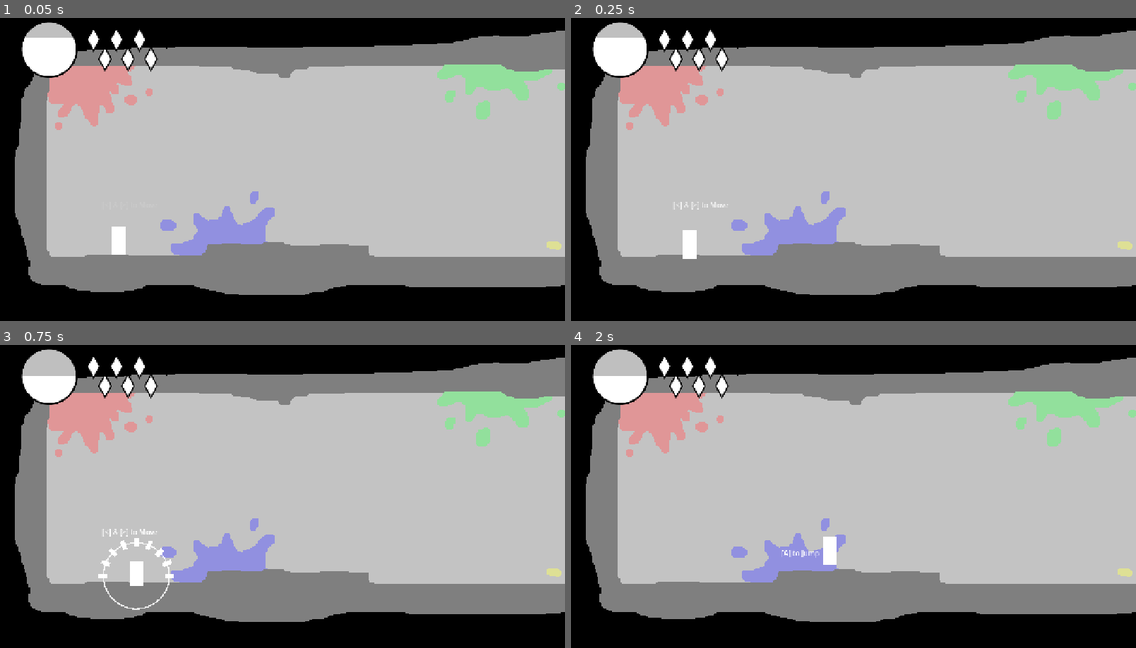
Above: before the commit, frames 1-4 (two rows, left to right).
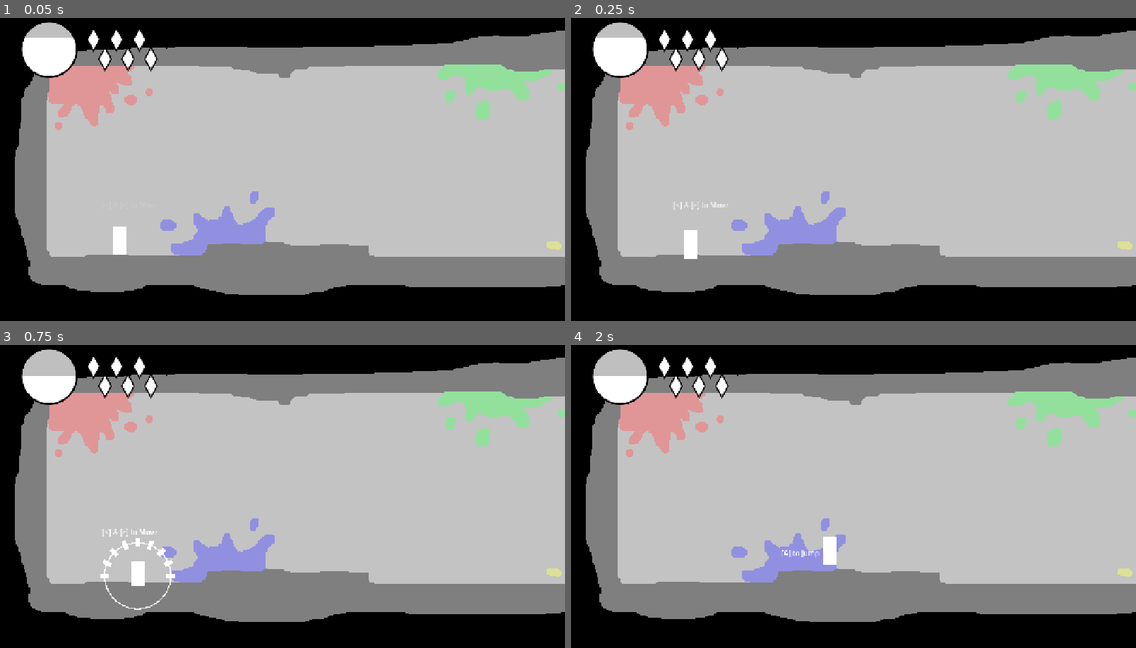
Above: after the commit, the same moments.

Repository: autonomouscrow/color-game
Game: Godot game, scene res://Scenes/Main.tscn
Same seed, same stepped clock (60 frames per second), same inputs: the game is played once before the commit and once after it.
Inputs:
- Up to frame 1 (0.05 s): no input
- Up to frame 2 (0.25 s): no input
- Up to frame 3 (0.75 s): tap Enter at 0.5 s; hold Right (move_right) from 0.53 s (still down); hold Ctrl (burst) from 0.53 s (still down)
- Up to frame 4 (2 s): keep holding Right (move_right); tap A (jump) at 0.77, 1.52 s; release Ctrl (burst) at 1.28 s; tap E (color_blue) at 1.35 s

The runs differ from the first frame. In frame 1, less than 0.1% of the frame differs, in the area x 19-23%, y 68-79%; in frame 2, less than 0.1%; in frame 3, 0.3%, in the area x 17-31%, y 63-88%; in frame 4, nothing differs.

Commit message:
crystal movement

Diff:
--- a/Scenes/Main.tscn
+++ b/Scenes/Main.tscn
@@ -23,7 +23,7 @@
 [node name="Start" parent="RoomContainer" unique_id=118567636 instance=ExtResource("13_5jffn")]
 
 [node name="Hue" parent="." unique_id=1902301394 groups=["Player"] instance=ExtResource("1_idj7w")]
-position = Vector2(-2873, 578)
+position = Vector2(-2870, 577)
 health = 70.0
 mp = 6
 
--- a/Scenes/Rooms/Blue2.tscn
+++ b/Scenes/Rooms/Blue2.tscn
@@ -705,7 +705,7 @@
 position = Vector2(7880, -9205)
 
 [node name="AnimatedSprite2D" type="AnimatedSprite2D" parent="." unique_id=1046841789]
-position = Vector2(8441.001, -10554.001)
+position = Vector2(8441, -10559.001)
 scale = Vector2(2.760078, 2.760078)
 sprite_frames = SubResource("SpriteFrames_43rxf")
 autoplay = "default"
--- a/Scenes/Rooms/Green2.tscn
+++ b/Scenes/Rooms/Green2.tscn
@@ -379,7 +379,7 @@
 position = Vector2(5775, 202)
 
 [node name="AnimatedSprite2D" type="AnimatedSprite2D" parent="." unique_id=963745241]
-position = Vector2(10754, 608.00006)
+position = Vector2(10754, 602)
 scale = Vector2(2.760078, 2.760078)
 sprite_frames = SubResource("SpriteFrames_x3acn")
 autoplay = "default"
--- a/Scenes/Rooms/red_2.tscn
+++ b/Scenes/Rooms/red_2.tscn
@@ -767,7 +767,7 @@
 position = Vector2(3152, -10915)
 
 [node name="AnimatedSprite2D" type="AnimatedSprite2D" parent="." unique_id=18863770]
-position = Vector2(3269, -9885)
+position = Vector2(3269, -9893)
 scale = Vector2(2.760078, 2.760078)
 sprite_frames = SubResource("SpriteFrames_a13qn")
 autoplay = "default"
--- a/Scenes/Rooms/yellow_1.tscn
+++ b/Scenes/Rooms/yellow_1.tscn
@@ -16,6 +16,7 @@
 EnemyObjects = [NodePath("enemies/Slime"), NodePath("enemies/Slime2"), NodePath("enemies/Slime3"), NodePath("enemies/Sl …(514 unchanged characters)…
 
 [node name="RoomBoundry" parent="." unique_id=2141509462 instance=ExtResource("2_hg87o")]
+visible = false
 position = Vector2(4258, -10755)
 scale = Vector2(430.03995, 268.81107)
 
